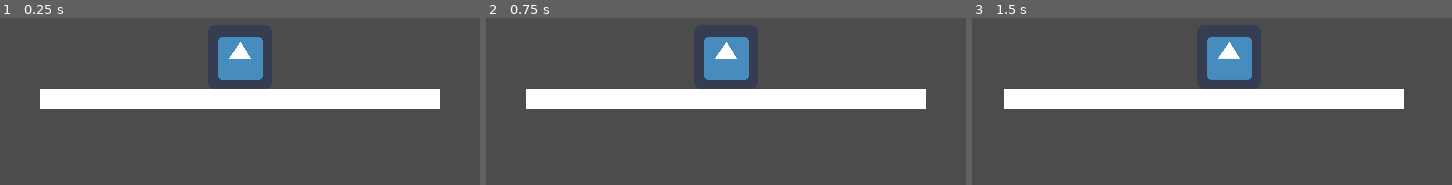
Above: before the commit, frames 1-3 (left to right).
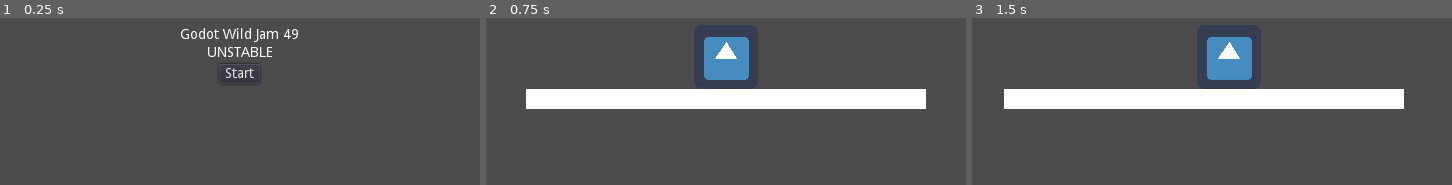
Above: after the commit, the same moments.

Repository: zcarter95/GodotWildJam49
Game: Godot game, scene res://scenes/title/title.tscn
The game is run twice, just before and just after one commit, with the same random seed, the same clock (stepped at 60 frames per second) and the same inputs. Before the commit the project starts from res://scenes/world/world.tscn. The engine's default icon, where the game draws it, is replaced by a stand-in: a white triangle on a blue panel in a dark square.
Inputs (mouse positions are in pixels of both pictures, inside the frame that each line leads up to):
- Up to frame 1 (0.25 s): no input
- Up to frame 2 (0.75 s): click (726, 74) at 0.5 s, where only the run after the commit has a clickable "Start"
- Up to frame 3 (1.5 s): tap Enter at 1.25 s; hold D (move_right) from 1.28 s (still down)

The runs differ from the first frame. In frame 1, 13% of the frame differs, in the area x 8-92%, y 5-55%; in frame 2, nothing differs; in frame 3, nothing differs.

Commit message:
Add title screen

Diff:
--- a/project.godot
+++ b/project.godot
@@ -11,8 +11,12 @@
 [application]
 
 config/name="Godot Wild Jam 49"
-run/main_scene="res://scenes/world/world.tscn"
+run/main_scene="res://scenes/title/title.tscn"
 config/icon="res://icon.png"
+
+[debug]
+
+gdscript/warnings/return_value_discarded=false
 
 [display]
 
--- /dev/null
+++ b/scenes/title/title.gd
@@ -0,0 +1,6 @@
+extends Control
+
+
+
+func _on_Start_pressed() -> void:
+	get_tree().change_scene("res://scenes/world/world.tscn")
--- /dev/null
+++ b/scenes/title/title.tscn
@@ -0,0 +1,39 @@
+[gd_scene load_steps=2 format=2]
+
+[ext_resource path="res://scenes/title/title.gd" type="Script" id=1]
+
+[node name="Title" type="Control"]
+anchor_right = 1.0
+anchor_bottom = 1.0
+script = ExtResource( 1 )
+
+[node name="VBoxContainer" type="VBoxContainer" parent="."]
+anchor_right = 1.0
+anchor_bottom = 1.0
+alignment = 1
+
+[node name="Label" type="Label" parent="VBoxContainer"]
+margin_left = 180.0
+margin_top = 107.0
+margin_right = 299.0
+margin_bottom = 121.0
+size_flags_horizontal = 4
+text = "Godot Wild Jam 49"
+
+[node name="Label2" type="Label" parent="VBoxContainer"]
+margin_left = 207.0
+margin_top = 125.0
+margin_right = 273.0
+margin_bottom = 139.0
+size_flags_horizontal = 4
+text = "UNSTABLE"
+
+[node name="Start" type="Button" parent="VBoxContainer"]
+margin_left = 219.0
+margin_top = 143.0
+margin_right = 260.0
+margin_bottom = 163.0
+size_flags_horizontal = 4
+text = "Start"
+
+[connection signal="pressed" from="VBoxContainer/Start" to="." method="_on_Start_pressed"]
